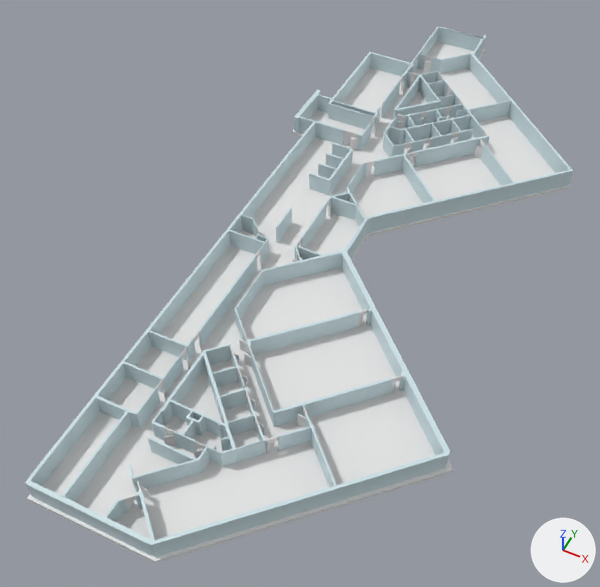
What one commit did to the glTF model thegame/3d-assets/floors/7thfloor/7thfloor.gltf.
Rendered twice from a camera (50 mm lens) standing at (40.8, -82.3, 85.4) and looking at (4.8, -10.3, -4.6). The axes (+X, +Y, +Z) are drawn at lower right. The lights are the same throughout. Where no turn or scale is listed for an object, it has been applied to the vertices. Vertices at the same position are counted once.

In view in the first picture: 'doors', 'floor', 'walls'.
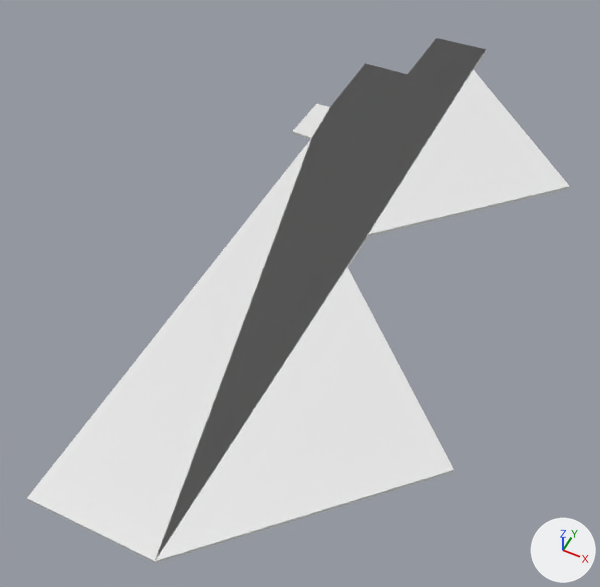
What the commit changed:
me_plane is used by ob_floor; location (-6.0, 2.5, 0.0).
me_plane had 30 vertices, 56 faces and spanned x -4.6..40.9, y -57.9..53.6, z -0.5..0.0.
me_plane now has 31 vertices, 64 faces and spans x -4.6..40.9, y -57.9..53.6, z -1.0..0.0.
Part 1, on me_plane:
43 faces are deleted.
1 vertex is added at (40.9, -33.0, -1.0).
51 new faces join them.
Object 'walls' (ob_walls) is deleted.
Object 'doors' (ob_doors) is deleted.

What differs and where, as boxes (x1, y1, x2, y2) in the pictures (600 x 587 px; the box of a moved part takes in the faces that stretch with it):
'walls', deleted: before (25, 26, 573, 557)
'doors', deleted: before (124, 55, 487, 512)
part 1 of me_plane, moved or reshaped: before (27, 50, 570, 563); after (27, 38, 570, 563)
